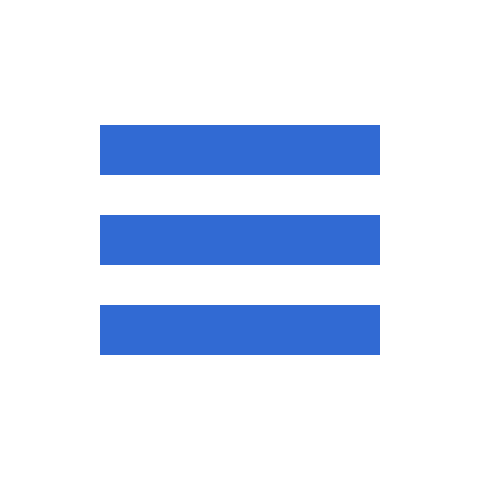
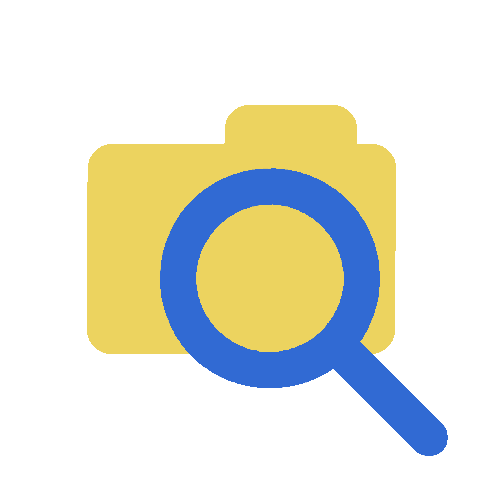
Revision of a layered 480x480 image; what changed, layer by layer:
hid "New Layer#2" over [left=100, top=125, right=380, bottom=355]
added layer "New Layer#5" above "New Layer#1" over [left=160, top=168, right=448, bottom=456]
showed "New Layer#1", painted on it over [left=87, top=105, right=396, bottom=367]
